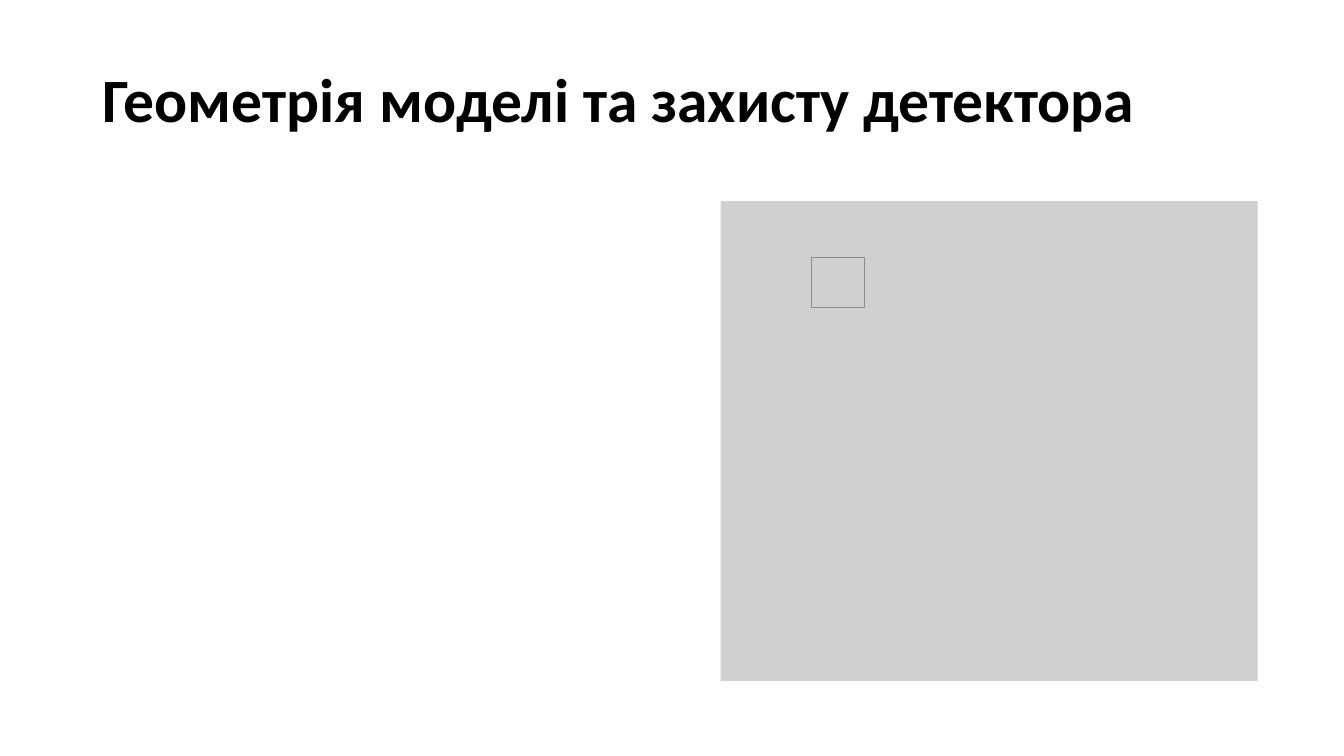
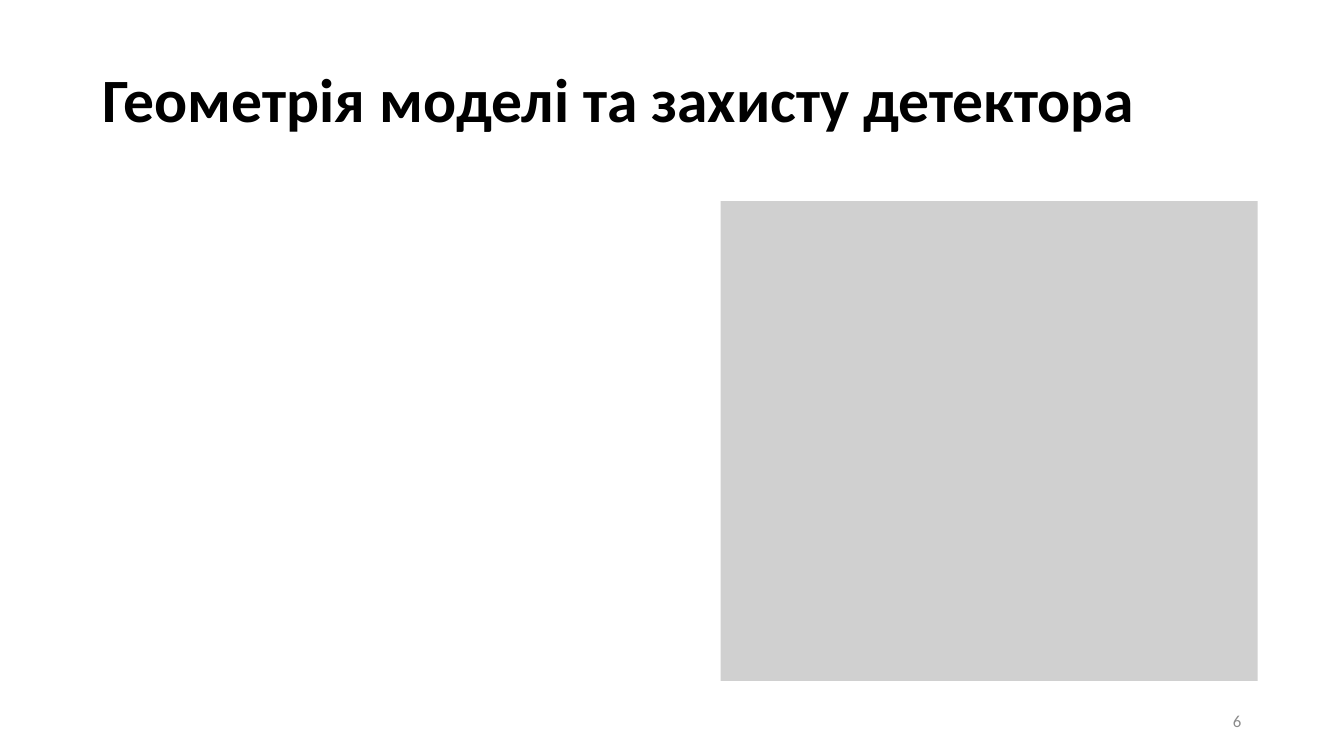
Before and after one commit to npd2020/diploms, a slide deck: slide 6 of v.haponov/Presentation/Valentyn_Haponov _presentation.pptx. Drawn at 1344x756 pixels with LibreOffice and Linux fonts; fonts in the diff are those of the drawing; grey boxes stand for pictures. Boxes give left, top, right and bottom in pixels: in the first picture for what was removed or moved away, otherwise in the second. Text is boxed around its words. In the diff, an @@ line names an element or a change of style, - is before the commit and + after.

```diff
--- a/v.haponov/Presentation/Valentyn_Haponov _presentation.pptx
+++ b/v.haponov/Presentation/Valentyn_Haponov _presentation.pptx
@@ picture removed at box(812, 258, 865, 309) @@
@@ page number added at box(1233, 716, 1241, 727), 12 pt, text #8C8C8C @@
+6
```
Also in this commit, not shown: 12 other slides changed, 3 slides added, 3 slides removed, 10 other files.
